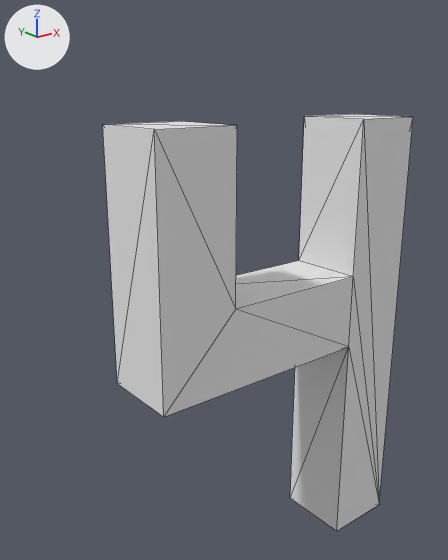
The OBJ model BoxingAR/Assets/Models/Numbers/4.obj as it was, and as the next commit left it.
The view is the same before and after, from a 50 mm camera at (-6.86, -1.61, 2.22) aimed at (-5.47, 0.13, 1.52). Every picture has the same lights, and +X, +Y and +Z are marked at upper left. Mesh edges are drawn as thin lines. Where no turn or scale is listed for an object, it has been applied to the vertices. Vertices at the same position are counted once.

In view in the first picture: 'Untitled'.
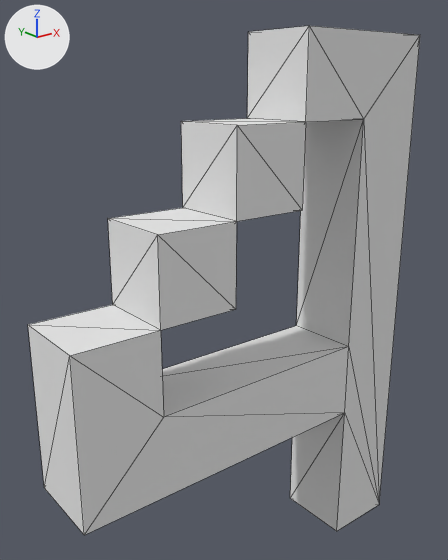
The newer file is also rescaled (x0.333), turned or shifted as a whole; pictures and numbers use the older file's frame.

What changed in the scene script:
```text
Change me_untitled:
    used by ob_untitled; location = (0.0, 0.0, 0.0)
    remove me_untitled.from_pydata(...)  # 20 vertices, 36 faces; spans x -5.9..-4.7, y -0.1..0.2, z 0.3..2.1
    add me_untitled.from_pydata(...)  # 34 vertices, 68 faces; spans x -6.2..-4.7, y -0.1..0.2, z 0.3..2.4
    me_untitled part 1
    6 vertices are removed from x -5.9..-4.7, y -0.1..0.2, z 1.5..2.1
    34 faces are deleted
    6 vertices are added at (-6.2, -0.1, 0.9), (-5.3, -0.1, 1.8), (-4.7, -0.1, 2.4), (-6.2, 0.2, 0.9), (-5.3, 0.2, 1.8), (-4.7, 0.2, 2.4)
    6 new vertices lie (-0.3, 0.0, 0.3) away from vertices in x -5.9..-5.0, y -0.1..0.2, z 1.2..2.1
    8 new vertices lie (0.0, 0.0, -0.3) away from vertices in x -5.9..-5.0, y -0.1..0.2, z 1.2..2.4
    66 new faces join them
```

Boxes [x1, y1, x2, y2] around the edits, measured in the pictures (448 x 560 px):
'Untitled', reshaped (26% wider, 22% taller): before [103, 114, 413, 531]; after [28, 26, 420, 535]
